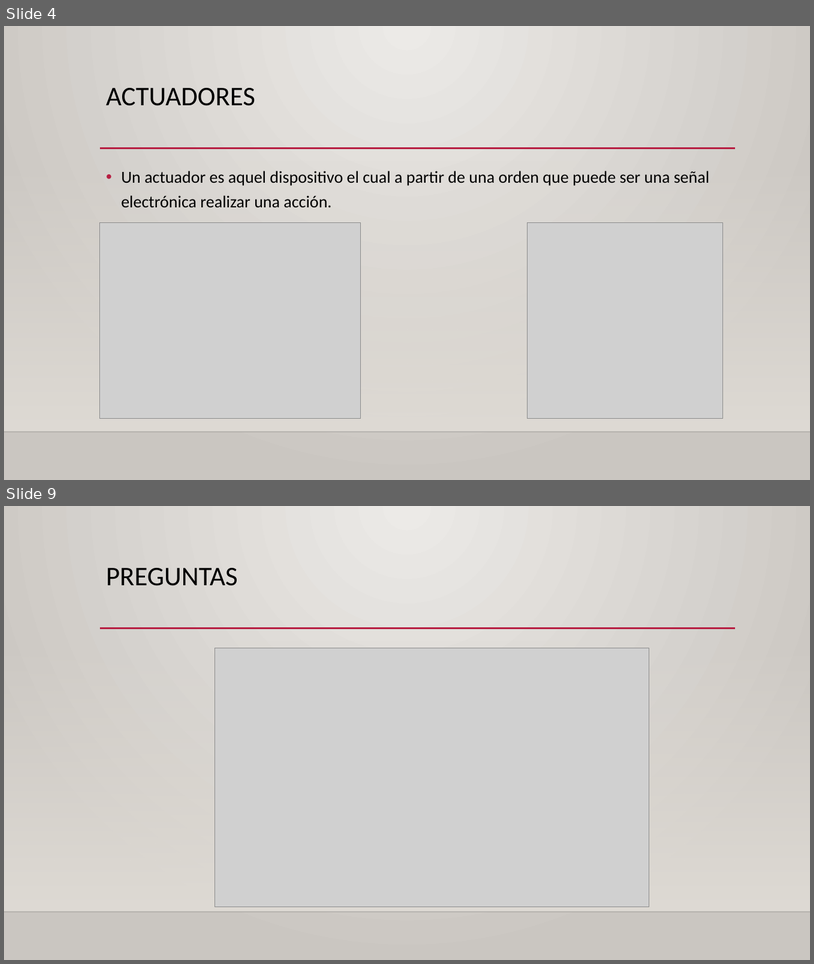
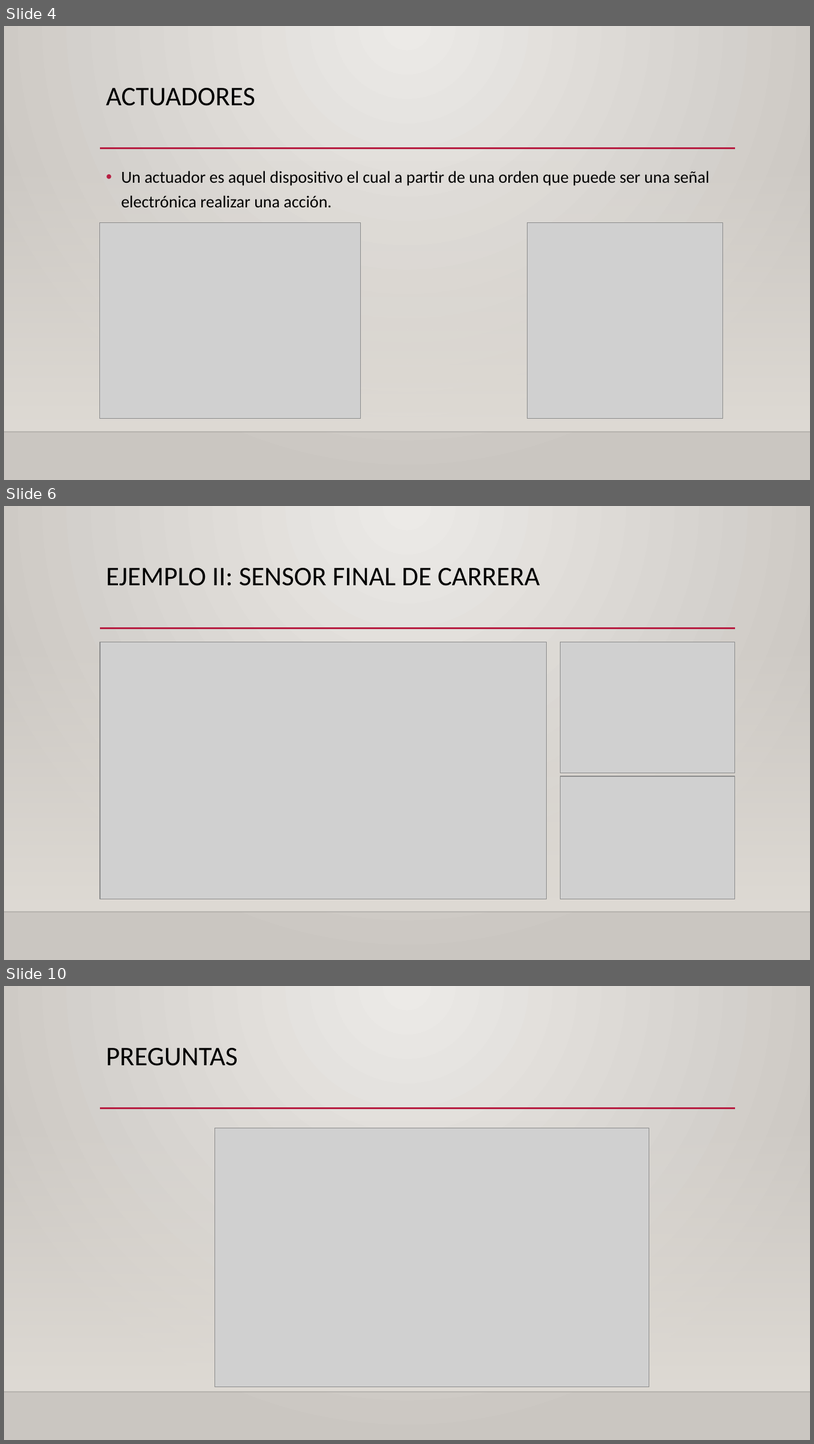
Before and after one commit to miguel5612/01_Curso_Arduino_2019_0_A_100, a slide deck: 02_Viernes30_08_2019/Clase_3.pptx. Shown one above the other, each under a label of ours: slides 4 and 9 before the commit, slides 4, 6 and 10 after it; the slides between them are not shown. The pictures are 814x964 and 814x1444 pixels, drawn with LibreOffice and Linux fonts; fonts in the diff are those of the drawing; grey boxes stand for pictures; background and template pictures are left out. Boxes give left, top, right and bottom in pixels: in the first picture for what was removed or moved away, otherwise in the second. Text is boxed around its words. In the diff, an @@ line names an element or a change of style, - is before the commit and + after.

```diff
--- a/02_Viernes30_08_2019/Clase_3.pptx
+++ b/02_Viernes30_08_2019/Clase_3.pptx
@@ slide 6 added at [4,506,810,960], background gradient #ECEAE7 to #CAC7C1; not listed: 3 template elements that a slide beside it also shows @@
@@ title added at [106,568,540,586], 32 pt, text #000000 @@
+EJEMPLO II: SENSOR FINAL DE CARRERA
@@ picture added at [100,642,547,898] @@
@@ picture added at [561,642,735,773] @@
@@ picture added at [561,776,735,898] @@
@@ what was slide 9 is now slide 10 @@
```
Also in this commit, not shown: 2 slides changed, 3 other slides added, 3 slides removed, 12 other files.
